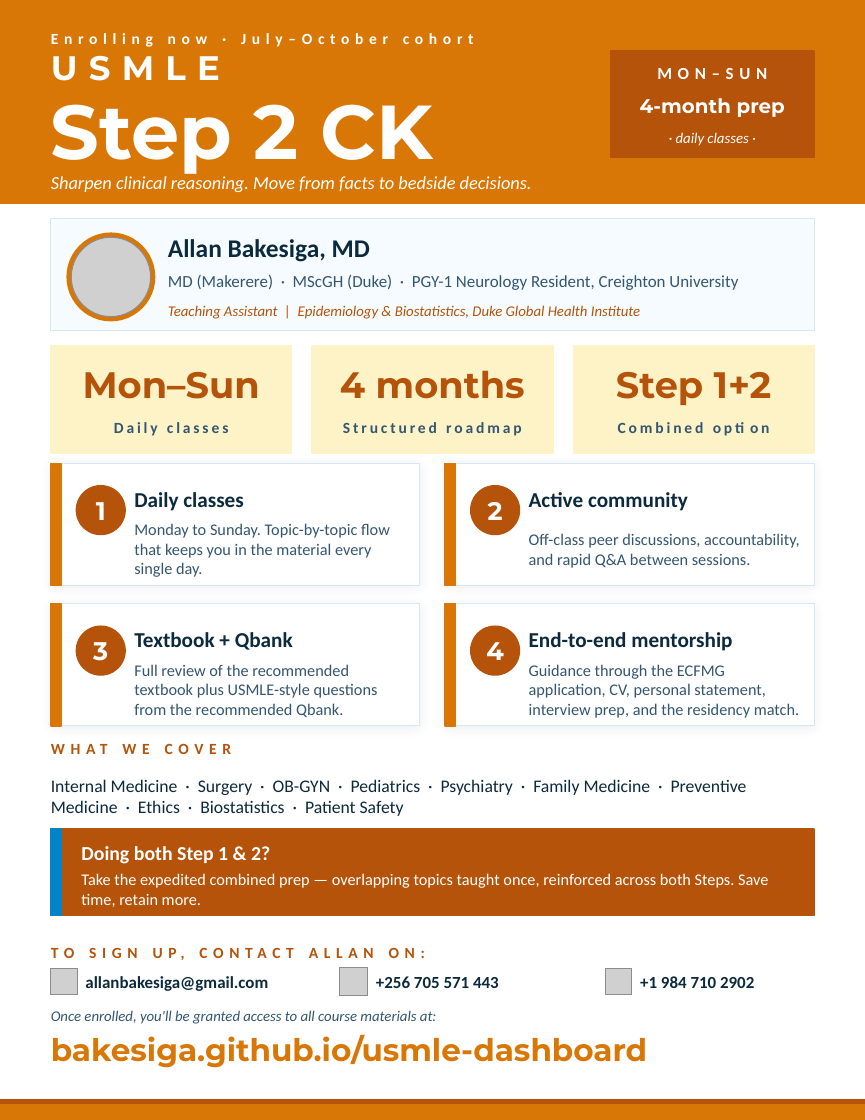
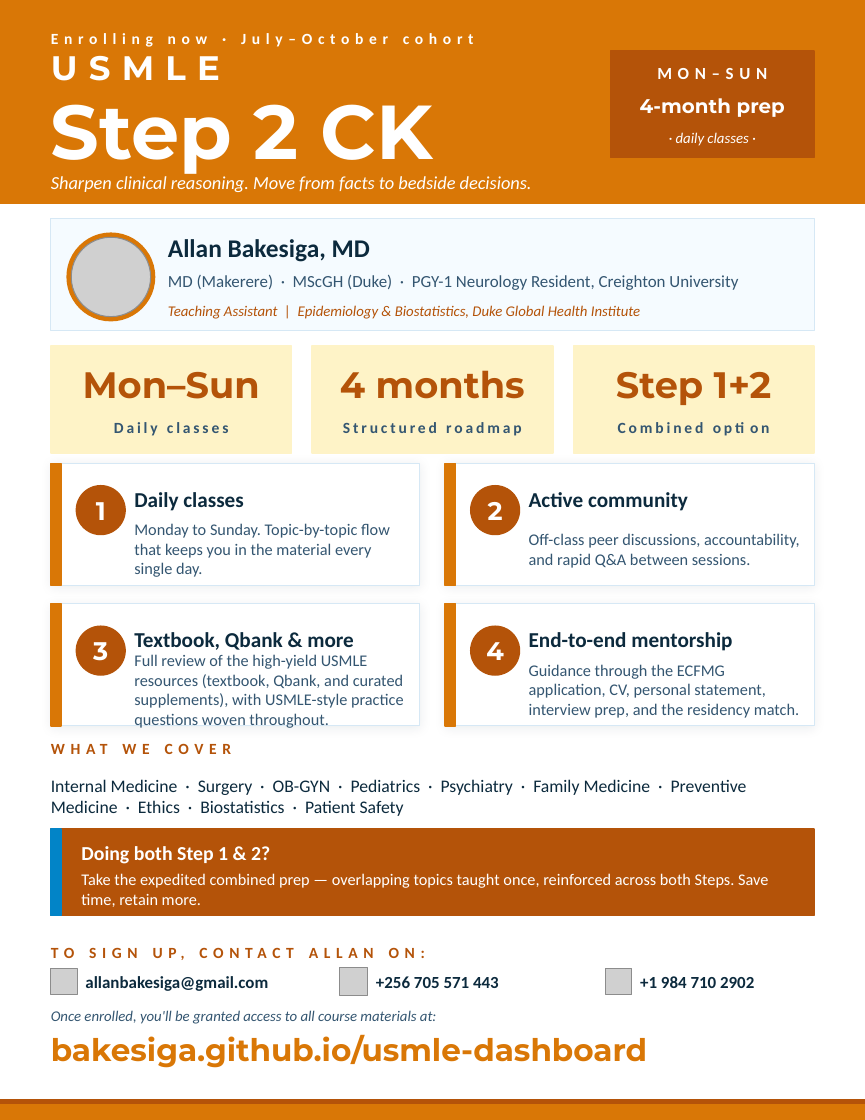
Before and after one commit to Bakesiga/usmle-dashboard, a slide deck: slide 1 of outputs/flyers/USMLE_Step2_Flyer.pptx. Drawn at 865x1120 pixels with LibreOffice and Linux fonts; fonts in the diff are those of the drawing; grey boxes stand for pictures. Boxes give left, top, right and bottom in pixels: in the first picture for what was removed or moved away, otherwise in the second. Text is boxed around its words. In the diff, an @@ line names an element or a change of style, - is before the commit and + after.

Commit message:
Flyers: 'Textbook, Qbank & more' card highlights broader resource coverage
Title and body now signal that the prep covers high-yield
resources beyond just one textbook and one Qbank — supplementary
materials are included, with USMLE-style practice questions
running throughout.

```diff
--- a/outputs/flyers/USMLE_Step2_Flyer.pptx
+++ b/outputs/flyers/USMLE_Step2_Flyer.pptx
@@ text at [134, 632, 354, 650]: text changed @@
-Textbook + Qbank
+Textbook, Qbank & more
@@ text at [134, 654, 404, 728]: text changed @@
-Full review of the recommended textbook plus USMLE-style questions from the recommended Qbank.
+Full review of the high-yield USMLE resources (textbook, Qbank, and curated supplements), with USMLE-style practice questions woven throughout.
```
Also in this commit, not shown: 2 other files.
